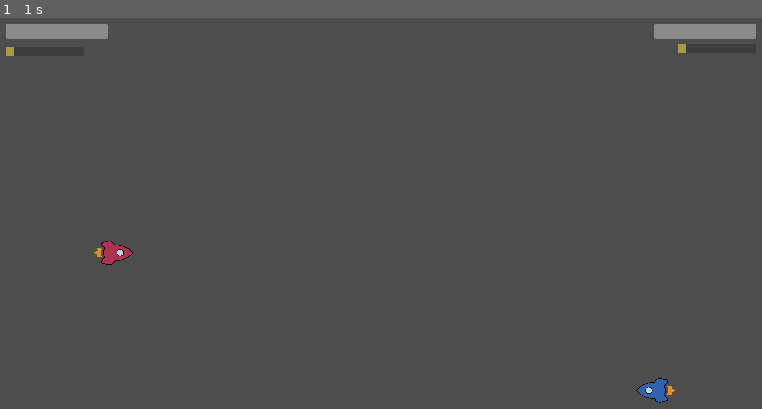
Above: before the commit, frame 1.
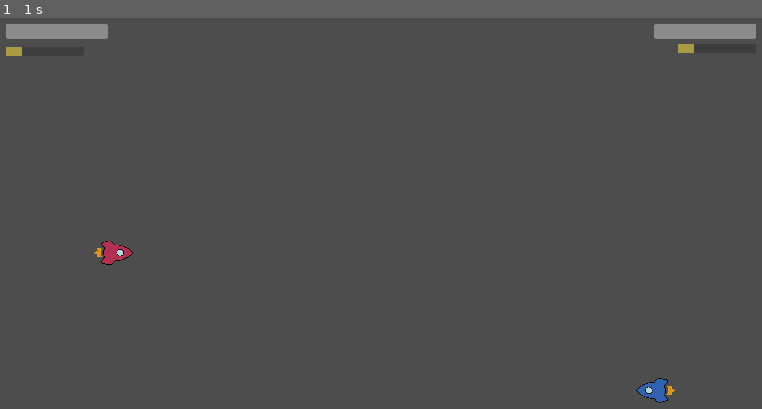
Above: after the commit, the same moment.

Repository: RajwolChapagain/Arcade-Game
Game: Godot game, scene res://main.tscn
Two runs of this game, one before a commit and one after it. Both use one fixed random seed, a clock stepped at 60 frames per second and the inputs below.
Inputs:
- Up to frame 1 (1 s): tap Enter at 0.5 s

The runs differ from the first frame. In frame 1, less than 0.1% of the frame differs, in the area x 1-92%, y 6-10%.

Commit message:
Decrease time to fill super

Diff:
--- a/ship/ship.gd
+++ b/ship/ship.gd
@@ -16,6 +16,7 @@
 @export var SPEED_DECREASE_ON_FIRE = 250
 @export var SUPER_DURATION = 1
 @export var SHIELD_DURATION = 2
+@export var TIME_TO_FILL_SUPER = 5
 @export var super_percentage = 0:
 	get:
 		return super_percentage
@@ -23,7 +24,6 @@
 		super_percentage = value
 		super_percentage = clamp(super_percentage, 0, 100)
 		super_percentage_changed.emit(super_percentage)
-@export var TIME_TO_FILL_SUPER = 10
 
 var shield_button_is_pressed = false
 var shield_is_active = false
